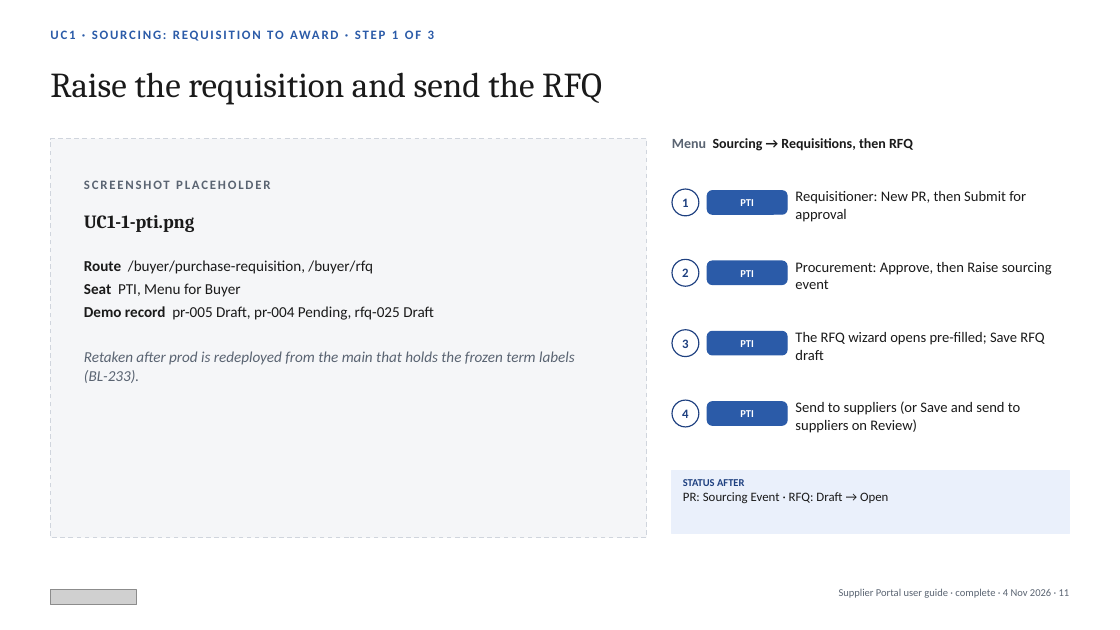
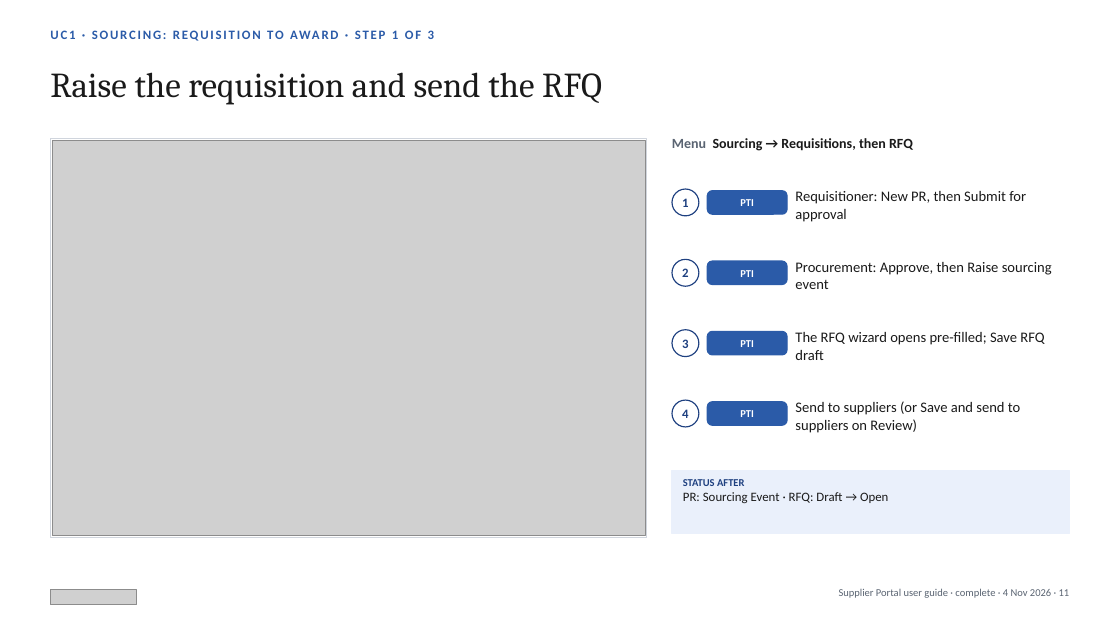
Before and after one commit to javal999/paragon-supplier-portal, a slide deck: slide 11 of docs/supplier-hub/user-guide/Paragon-Supplier-Portal-User-Guide.pptx. Drawn at 1120x630 pixels with LibreOffice and Linux fonts; fonts in the diff are those of the drawing; grey boxes stand for pictures. Boxes give left, top, right and bottom in pixels: in the first picture for what was removed or moved away, otherwise in the second. Text is boxed around its words. In the diff, an @@ line names an element or a change of style, - is before the commit and + after.

```diff
--- a/docs/supplier-hub/user-guide/Paragon-Supplier-Portal-User-Guide.pptx
+++ b/docs/supplier-hub/user-guide/Paragon-Supplier-Portal-User-Guide.pptx
@@ rectangle at [50, 139, 647, 538]: fill #F5F6F8 to #FFFFFF; outline #D0D5DD 1 pt dashed to #D0D5DD 0.75 pt @@
@@ picture added at [52, 140, 645, 536] @@
@@ text removed at [84, 180, 270, 189] @@
-SCREENSHOT PLACEHOLDER
@@ text removed at [84, 215, 194, 232] @@
-UC1-1-pti.png
@@ text removed at [84, 260, 575, 383] @@
-Route /buyer/purchase-requisition, /buyer/rfq
-Seat PTI, Menu for Buyer
-Demo record pr-005 Draft, pr-004 Pending, rfq-025 Draft
-Retaken after prod is redeployed from the main that holds the frozen term labels (BL-233).
```
Also in this commit, not shown: 36 other slides changed, 40 other files.
